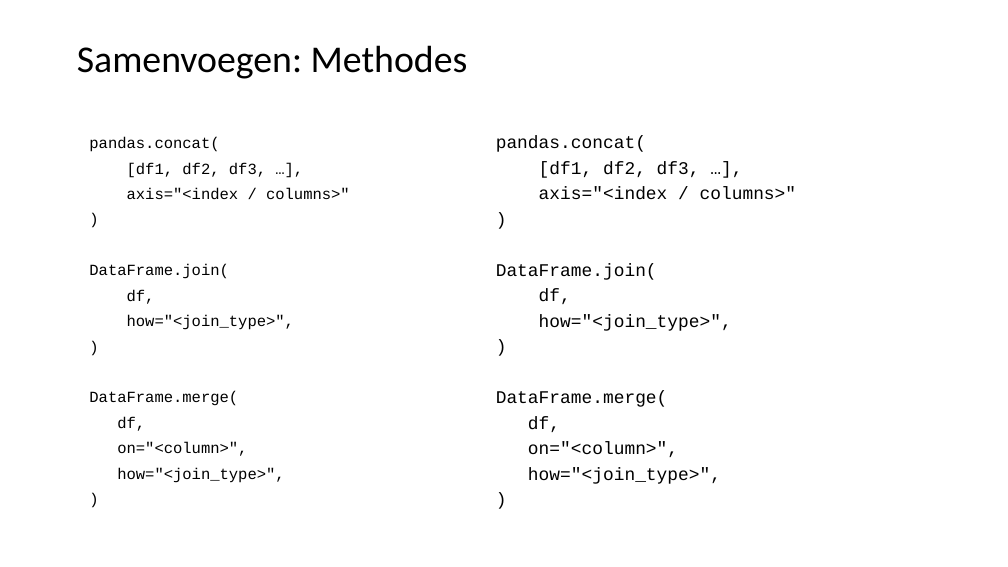
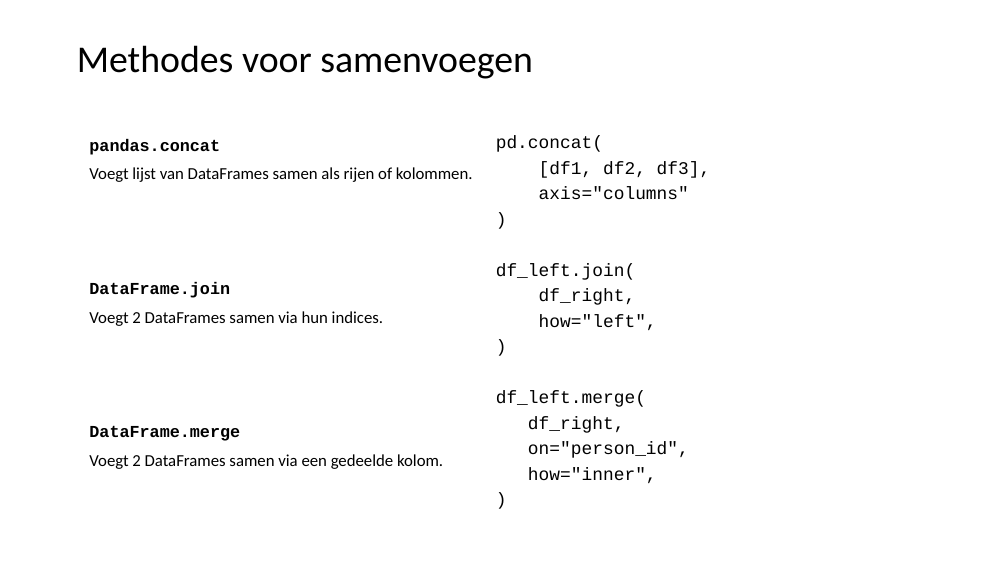
Before and after one commit to LFKoning/knowledge-sharing, a slide deck: slide 16 of python_trainees/3_pandas_plotting/python_traineeship_3.pptx (slide 13 before the commit). Drawn at 1008x567 pixels with LibreOffice and Linux fonts; fonts in the diff are those of the drawing. Boxes give left, top, right and bottom in pixels: in the first picture for what was removed or moved away, otherwise in the second. Text is boxed around its words. In the diff, an @@ line names an element or a change of style, - is before the commit and + after.

```diff
--- a/python_trainees/3_pandas_plotting/python_traineeship_3.pptx
+++ b/python_trainees/3_pandas_plotting/python_traineeship_3.pptx
@@ title at box(77, 45, 533, 79): text changed @@
-Samenvoegen: Methodes
+Methodes voor samenvoegen
@@ text at box(89, 139, 473, 469): text changed; size 14.8 to 16 pt; font Courier New to Calibri @@
-pandas.concat(
-[df1, df2, df3, …],
-axis="<index / columns>"
-)
-DataFrame.join(
-df,
-how="<join_type>",
-)
-DataFrame.merge(
-df,
-on="<column>",
-how="<join_type>",
-)
+pandas.concat
+Voegt lijst van DataFrames samen als rijen of kolommen.
+DataFrame.join
+Voegt 2 DataFrames samen via hun indices.
+DataFrame.merge
+Voegt 2 DataFrames samen via een gedeelde kolom.
@@ text at box(496, 136, 711, 199): text changed @@
-pandas.concat(
-[df1, df2, df3, …],
-axis="<index / columns>"
+pd.concat(
+[df1, df2, df3],
+axis="columns"
@@ text at box(496, 263, 657, 330): text changed @@
-DataFrame.join(
-df,
-how="<join_type>",
+df_left.join(
+df_right,
+how="left",
@@ text at box(496, 391, 689, 483): text changed @@
-DataFrame.merge(
-df,
-on="<column>",
-how="<join_type>",
+df_left.merge(
+df_right,
+on="person_id",
+how="inner",
```
Also in this commit, not shown: 14 other slides changed, 8 slides added, 2 slides removed, 17 other files.
